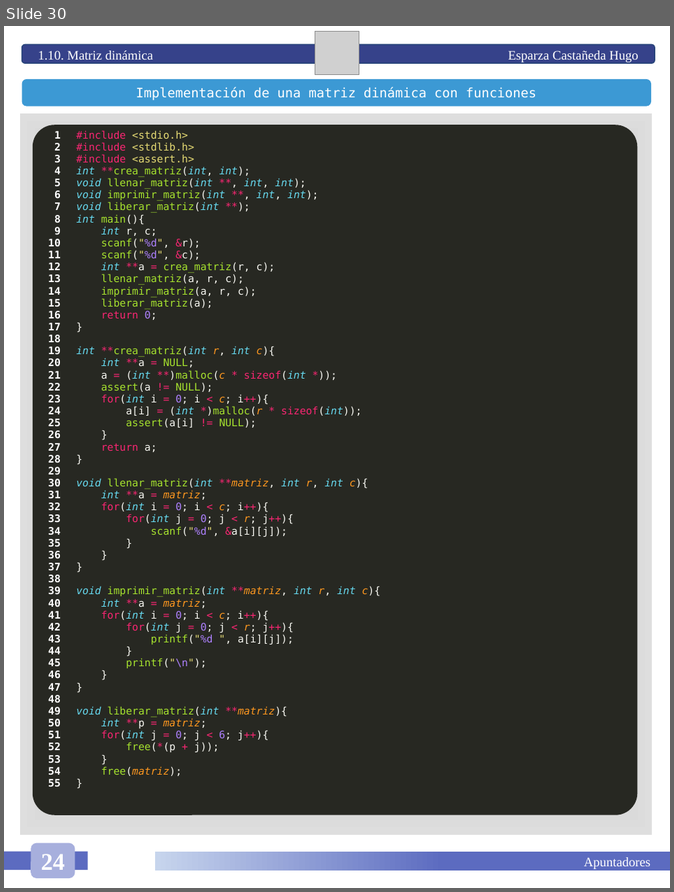
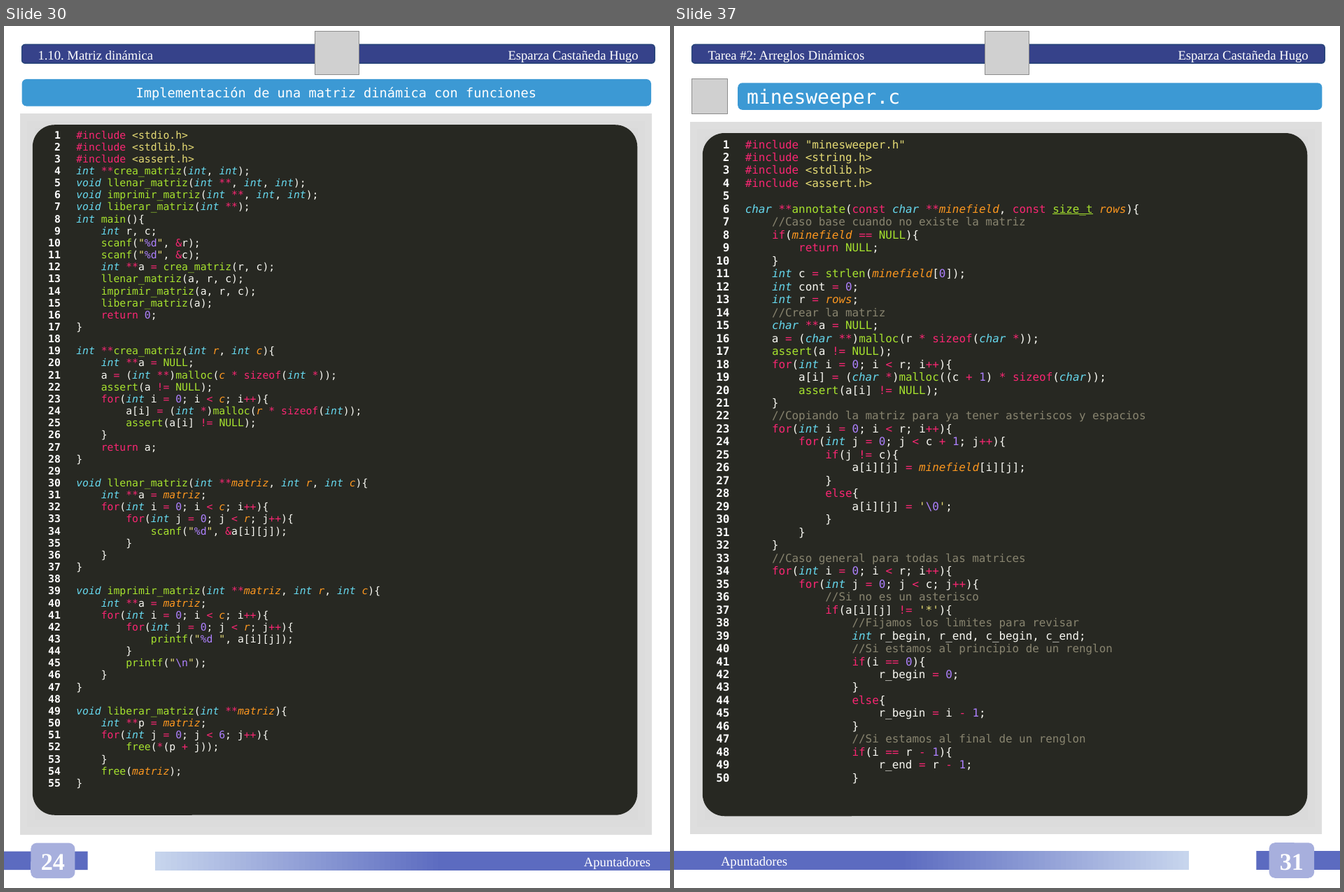
Before and after one commit to HugoEsparzaC/Libreta-Estructuras-II, a slide deck: Estructuras de Datos II.pptx. Shown side by side, each under a label of ours: slide 30 before the commit, slides 30 and 37 after it; the slides between them are not shown. The pictures are 674x892 and 1344x892 pixels, drawn with LibreOffice and Linux fonts; fonts in the diff are those of the drawing; grey boxes stand for pictures. Boxes give left, top, right and bottom in pixels: in the first picture for what was removed or moved away, otherwise in the second. Text is boxed around its words. In the diff, an @@ line names an element or a change of style, - is before the commit and + after.

Commit message:
Tarea 02

```diff
--- a/Estructuras de Datos II.pptx
+++ b/Estructuras de Datos II.pptx
@@ slide 37 added at [674, 26, 1340, 888], background #FFFFFF @@
@@ rounded rectangle added at [692, 45, 1326, 64], fill #36428A, outline #28457A 1 pt, 12 pt, text #FFFFFF @@
+Tarea #2: Arreglos Dinámicos Esparza Castañeda Hugo
@@ picture added at [986, 31, 1029, 74] @@
@@ picture added at [692, 78, 728, 114] @@
@@ rounded rectangle added at [738, 83, 1322, 110], fill #3C99D4, 18 pt, text #FFFFFF @@
+minesweeper.c
@@ rectangle added at [691, 122, 1323, 834], fill gradient #7B7B7B to #BCBCBC to #DEDEDE to #FFFFFF @@
@@ rounded rectangle added at [702, 133, 1308, 817], fill #272822 @@
@@ table added at [702, 134, 1308, 822], 1 rows, 2 columns @@
+1 / 2 / 3 / 4 / 5 / 6 / 7 / 8 / 9 / 10 / 11 / 12 / 13 / 14 / 15 / 16 / 17 / 18 / 19 / 20 / 21 / 22 / 23 / 24 / 25 / 26 / 27 / 28 / 29 / 30 / 31 / 32 / 33 / 34 / 35 / 36 / 37 / 38 / 39 / 40 / 41 / 42 / 43 / 44 / 45 / 46 / 47 / 48 / 49 / 50 | #include "minesweeper.h" / #include <string.h> / #include <stdlib.h> / #include <assert.h> / char **annotate(const char **minefield, const size_t rows){ / //Caso base cuando no existe la matriz / if(minefield == NULL){ / return NULL; / } / int c = strlen(minefield[0]); / int cont = 0; / int r = rows; / //Crear la matriz / char **a = NULL; / a = (char **)malloc(r * sizeof(char *)); / assert(a != NULL); / for(int i = 0; i < r; i++){ / a[i] = (char *)malloc((c + 1) * sizeof(char)); / assert(a[i] != NULL); / } / //Copiando la matriz para ya tener asteriscos y espacios / for(int i = 0; i < r; i++){ / for(int j = 0; j < c + 1; j++){ / if(j != c){ / a[i][j] = minefield[i][j]; / } / else{ / a[i][j] = '\0'; / } / } / } / //Caso general para todas las matrices / for(int i = 0; i < r; i++){ / for(int j = 0; j < c; j++){ / //Si no es un asterisco / if(a[i][j] != '*'){ / //Fijamos los limites para revisar / int r_begin, r_end, c_begin, c_end; / //Si estamos al principio de un renglon / if(i == 0){ / r_begin = 0; / } / else{ / r_begin = i - 1; / } / //Si estamos al final de un renglon / if(i == r - 1){ / r_end = r - 1; / }
@@ rounded rectangle added at [1269, 843, 1314, 878], fill #A7AFDD, 22 pt, text #FFFFFF, bold @@
+31
@@ rectangle added at [674, 851, 1189, 870], fill gradient #5C6BC0 to #C7D5ED, 12 pt, text #FFFFFF @@
+Apuntadores
@@ rectangle added at [1256, 851, 1340, 870], fill #5C6BC0 @@
```
Also in this commit, not shown: 2 slides changed, 11 other slides added, 1 other file.
